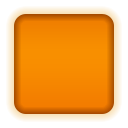
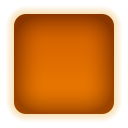
Layer changes from the first (128, 128) image to the second:
pixels changed over [14, 14, 114, 114] (layer not identified)
